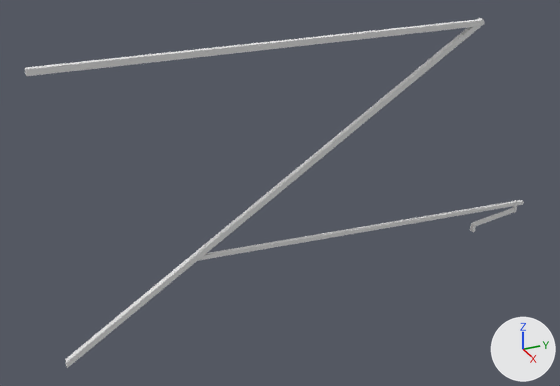
The OBJ model common/src/main/resources/assets/pantographsandwires/models/block/cantilever/single/5/cantilever_outer_4px.obj, before and after one commit.
Before and after are seen from a camera (50 mm lens) standing at (7.49, -2.07, 2.52) and looking at (0.37, 1.13, -1.03). The axes (+X, +Y, +Z) are drawn at lower right. The lights are the same throughout. The older version comes first. Where no turn or scale is listed for an object, it has been applied to the vertices.

The first picture shows '2f954505-4aa4-4eaa-9b37-c452052ea661', '518a9931-090c-4b17-9082-f6e7f5f5bb29', '865d2fa6-4a67-486a-8b6b-faf22e4d1b29', 'b987ffd4-2aa1-4831-9286-2a95fb86a0f9', 'c373550d-f294-4016-a309-5dbdada18319', 'dd9f0ac0-6140-4008-92a7-690978cc6eb4'.
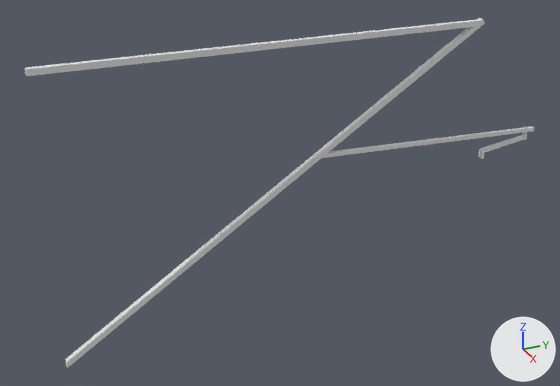
Changed parts and their boxes (x1, y1, x2, y2) in the pictures (560 x 386 px):
'dd9f0ac0-6140-4008-92a7-690978cc6eb4', deleted: before (198, 200, 524, 261)
'20834ab8-7f0e-4a89-99bd-714ac068fabd', added: after (322, 126, 534, 158)
'8e90d880-25f5-4505-afa0-bed4c5ca3e8f', added: after (480, 134, 525, 153)
'b987ffd4-2aa1-4831-9286-2a95fb86a0f9', deleted: before (472, 207, 514, 227)
'71d5301f-f793-4b94-ad27-4b1bf3b5d81f', added: after (478, 150, 485, 159)
'294f9290-7993-4698-92cf-f88902800b98', added: after (523, 127, 528, 140)

Edits to the bpy script that builds the scene:
```text
Add me_8e90d880_25f5_4505_afa0_bed4c5ca3e8f:
    me_8e90d880_25f5_4505_afa0_bed4c5ca3e8f.from_pydata([(0.509, 3.727, -0.882), (0.509, 4.377, -0.796), (0.509, 3.735, -0.944), (0.509, 4.385, -0.858), (0.491, 4.377, -0.796), (0.491, 3.727, -0.882), (0.491, 4.385, -0.858), (0.491, 3.735, -0.944)], [], [(3, 6, 4, 1), (2, 3, 1, 0), (7, 2, 0, 5), (6, 7, 5, 4), (5, 0, 1, 4), (6, 3, 2, 7)])
    me_8e90d880_25f5_4505_afa0_bed4c5ca3e8f.materials.append(mat_m_53ac917a_6908_652e_015c_c53640b020ed)  # white #e7e7e7
Add me_20834ab8_7f0e_4a89_99bd_714ac068fabd:
    me_20834ab8_7f0e_4a89_99bd_714ac068fabd.from_pydata([(0.52, 1.62, -0.59), (0.52, 4.5, -0.72), (0.52, 1.55, -0.64), (0.52, 4.5, -0.76), (0.48, 4.5, -0.72), (0.48, 1.62, -0.59), (0.48, 4.5, -0.76), (0.48, 1.55, -0.64)], [], [(3, 6, 4, 1), (2, 3, 1, 0), (7, 2, 0, 5), (6, 7, 5, 4), (5, 0, 1, 4), (6, 3, 2, 7)])
    me_20834ab8_7f0e_4a89_99bd_714ac068fabd.materials.append(mat_m_53ac917a_6908_652e_015c_c53640b020ed)  # white #e7e7e7
Remove ob_865d2fa6_4a67_486a_8b6b_faf22e4d1b29:
    ob_865d2fa6_4a67_486a_8b6b_faf22e4d1b29 = bpy.data.objects.new('865d2fa6-4a67-486a-8b6b-faf22e4d1b29', me_865d2fa6_4a67_486a_8b6b_faf22e4d1b29)
Remove ob_b987ffd4_2aa1_4831_9286_2a95fb86a0f9:
    ob_b987ffd4_2aa1_4831_9286_2a95fb86a0f9 = bpy.data.objects.new('b987ffd4-2aa1-4831-9286-2a95fb86a0f9', me_b987ffd4_2aa1_4831_9286_2a95fb86a0f9)
Remove ob_c373550d_f294_4016_a309_5dbdada18319:
    ob_c373550d_f294_4016_a309_5dbdada18319 = bpy.data.objects.new('c373550d-f294-4016-a309-5dbdada18319', me_c373550d_f294_4016_a309_5dbdada18319)
Remove ob_dd9f0ac0_6140_4008_92a7_690978cc6eb4:
    ob_dd9f0ac0_6140_4008_92a7_690978cc6eb4 = bpy.data.objects.new('dd9f0ac0-6140-4008-92a7-690978cc6eb4', me_dd9f0ac0_6140_4008_92a7_690978cc6eb4)
Add ob_8e90d880_25f5_4505_afa0_bed4c5ca3e8f:
    ob_8e90d880_25f5_4505_afa0_bed4c5ca3e8f = bpy.data.objects.new('8e90d880-25f5-4505-afa0-bed4c5ca3e8f', me_8e90d880_25f5_4505_afa0_bed4c5ca3e8f)
    ob_8e90d880_25f5_4505_afa0_bed4c5ca3e8f.location = (0.0, 0.0, 0.0)
Add ob_71d5301f_f793_4b94_ad27_4b1bf3b5d81f:
    ob_71d5301f_f793_4b94_ad27_4b1bf3b5d81f = bpy.data.objects.new('71d5301f-f793-4b94-ad27-4b1bf3b5d81f', me_71d5301f_f793_4b94_ad27_4b1bf3b5d81f)  # a box spanning x 0.4688..0.5312, y 3.7344..3.7656, z -1.0..-0.9063; in mat_m_d01e7a2a_8f73_2e81_4c23_374b2442e0d3 (white #e7e7e7)
    ob_71d5301f_f793_4b94_ad27_4b1bf3b5d81f.location = (0.0, 0.0, 0.0)
Add ob_294f9290_7993_4698_92cf_f88902800b98:
    ob_294f9290_7993_4698_92cf_f88902800b98 = bpy.data.objects.new('294f9290-7993-4698-92cf-f88902800b98', me_294f9290_7993_4698_92cf_f88902800b98)  # a box spanning x 0.484..0.516, y 4.375..4.406, z -0.859..-0.703; in mat_m_53ac917a_6908_652e_015c_c53640b020ed (white #e7e7e7)
    ob_294f9290_7993_4698_92cf_f88902800b98.location = (0.0, 0.0, 0.0)
Add ob_20834ab8_7f0e_4a89_99bd_714ac068fabd:
    ob_20834ab8_7f0e_4a89_99bd_714ac068fabd = bpy.data.objects.new('20834ab8-7f0e-4a89-99bd-714ac068fabd', me_20834ab8_7f0e_4a89_99bd_714ac068fabd)
    ob_20834ab8_7f0e_4a89_99bd_714ac068fabd.location = (0.0, 0.0, 0.0)
```
